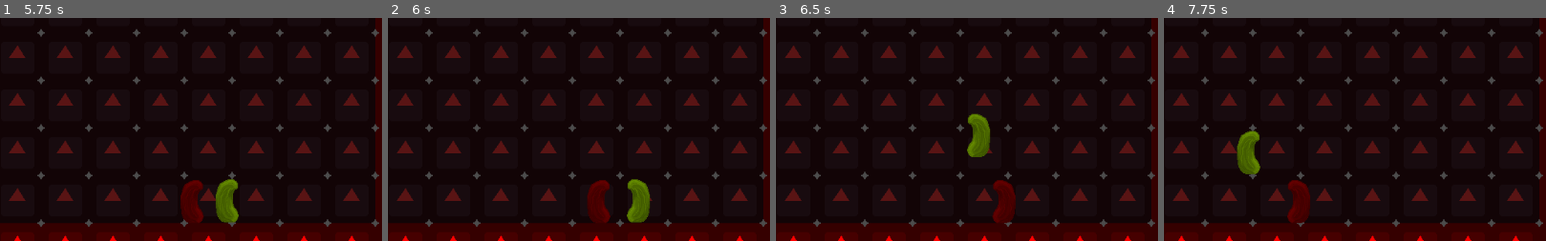
Above: before the commit, frames 1-4 (left to right).
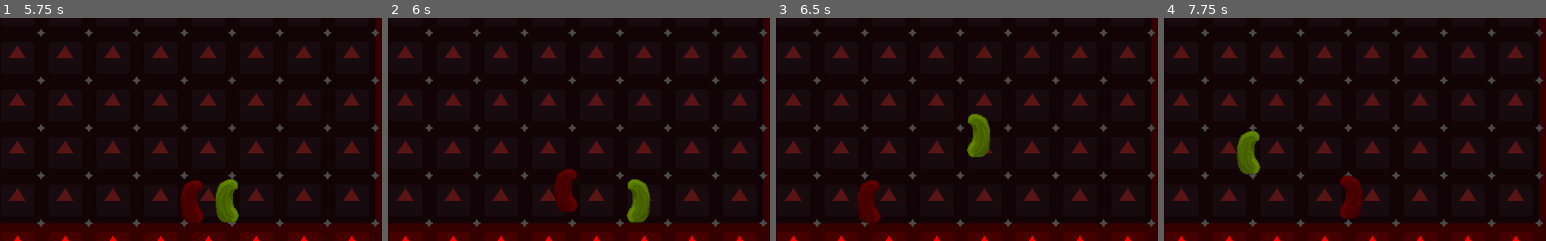
Above: after the commit, the same moments.

Repository: Rufusnu/maisafie
Game: Godot game, scene res://World.tscn
The game is run twice, just before and just after one commit, with the same random seed, the same clock (stepped at 60 frames per second) and the same inputs. The engine's default icon, where the game draws it, is replaced by a stand-in: a white triangle on a blue panel in a dark square.
Inputs:
- Up to frame 1 (5.75 s): tap Enter at 0.5 s; hold Right (ui_right) 0.53-2.03 s; tap S (ui_melee) every 0.75 s from 0.6 to 5.1 s; tap Up (ui_up) at 0.77, 1.52, 3.02, 3.77, 4.52 s; hold Left (ui_left) 2.03-2.78 s; hold Right (ui_right) 2.78-4.28 s; hold Left (ui_left) 4.28-5.03 s; hold Right (ui_right) from 5.03 s (still down)
- Up to frame 2 (6 s): release Right (ui_right) at 5.78 s; hold Left (ui_left) from 5.78 s (still down); tap S (ui_melee) at 5.85 s
- Up to frame 3 (6.5 s): keep holding Left (ui_left); tap Up (ui_up) at 6.02 s
- Up to frame 4 (7.75 s): tap S (ui_melee) at 6.6, 7.35 s; tap Up (ui_up) at 6.77, 7.52 s; release Left (ui_left) at 7.28 s; hold Right (ui_right) from 7.28 s (still down)
The pictures show only the part of the screen within x 45-95%, y 50-100%; the shares and areas given below are measured in that part.

Frame 1 is identical in both runs. In frame 2, 1.7% of the frame differs, in the area x 43-59%, y 67-92%; in frame 3, 1.8%; in frame 4, 1.8%, in the area x 32-52%, y 70-92%.

Commit message:
Fixed melee bug

Diff:
--- a/Enemy.gd
+++ b/Enemy.gd
@@ -26,8 +26,6 @@
 		die()
 	if to_follow != null and is_on_floor():
 		move(to_follow)
-	if movement.y < 10:
-		print(movement.y)
 	move_and_slide(movement, Vector2(0, -1))
 
 func move(body):
@@ -52,10 +50,8 @@
 
 func take_damage(damage):
 	hp -= damage
-	print("Auch!")
 
 func knock(mov):
-	print("knock")
 	movement += mov
 
 func die():
--- a/Player.gd
+++ b/Player.gd
@@ -108,5 +108,6 @@
 		dist = -dist
 
 	var melee = MELEE.instance()
+	melee.setup(dist, faceing_right)
 
 	add_child(melee)
--- a/World.tscn
+++ b/World.tscn
@@ -4,7 +4,7 @@
 [ext_resource path="res://tileset.tres" type="TileSet" id=2]
 [ext_resource path="res://Enemy.tscn" type="PackedScene" id=3]
 
-[node name="World" type="Node2D"]
+[node name="World" type="Node2D" index="0"]
 
 [node name="Player" parent="." index="0" instance=ExtResource( 1 )]
 
